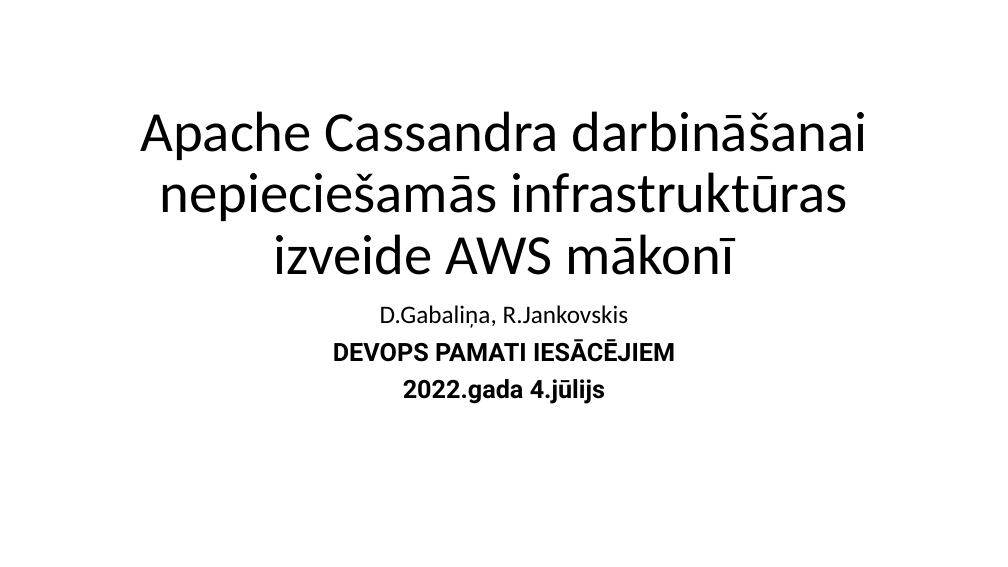
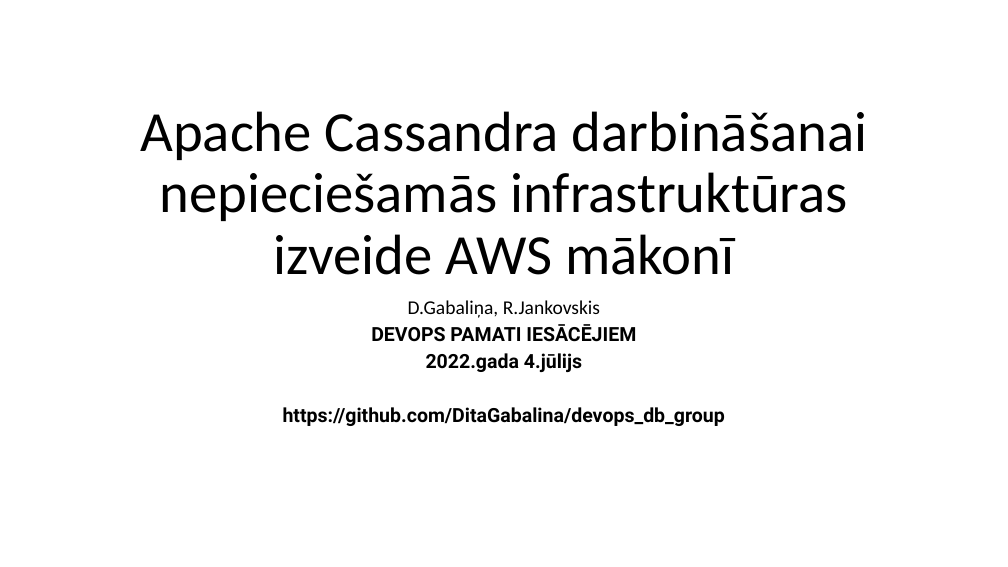
Before and after one commit to DitaGabalina/devops_db_group, a slide deck: slide 1 of docs/Slaidi.2022.07.04.pptx. Drawn at 1008x567 pixels with LibreOffice and Linux fonts; fonts in the diff are those of the drawing. Boxes give left, top, right and bottom in pixels: in the first picture for what was removed or moved away, otherwise in the second. Text is boxed around its words. In the diff, an @@ line names an element or a change of style, - is before the commit and + after.

Commit message:
Link to github repository added

```diff
--- a/docs/Slaidi.2022.07.04.pptx
+++ b/docs/Slaidi.2022.07.04.pptx
@@ subtitle at [371,300,636,372]: size 24 to 18.6 pt in "D.Gabaliņa, R.Jankovskis", "DEVOPS PAMATI IESĀCĒJIEM", "2022.gada 4.jūlijs"; line spacing 0.9 to 0.7 @@
@@ subtitle at [283,407,725,426]: paragraph added @@
+https://github.com/DitaGabalina/devops_db_group
```
